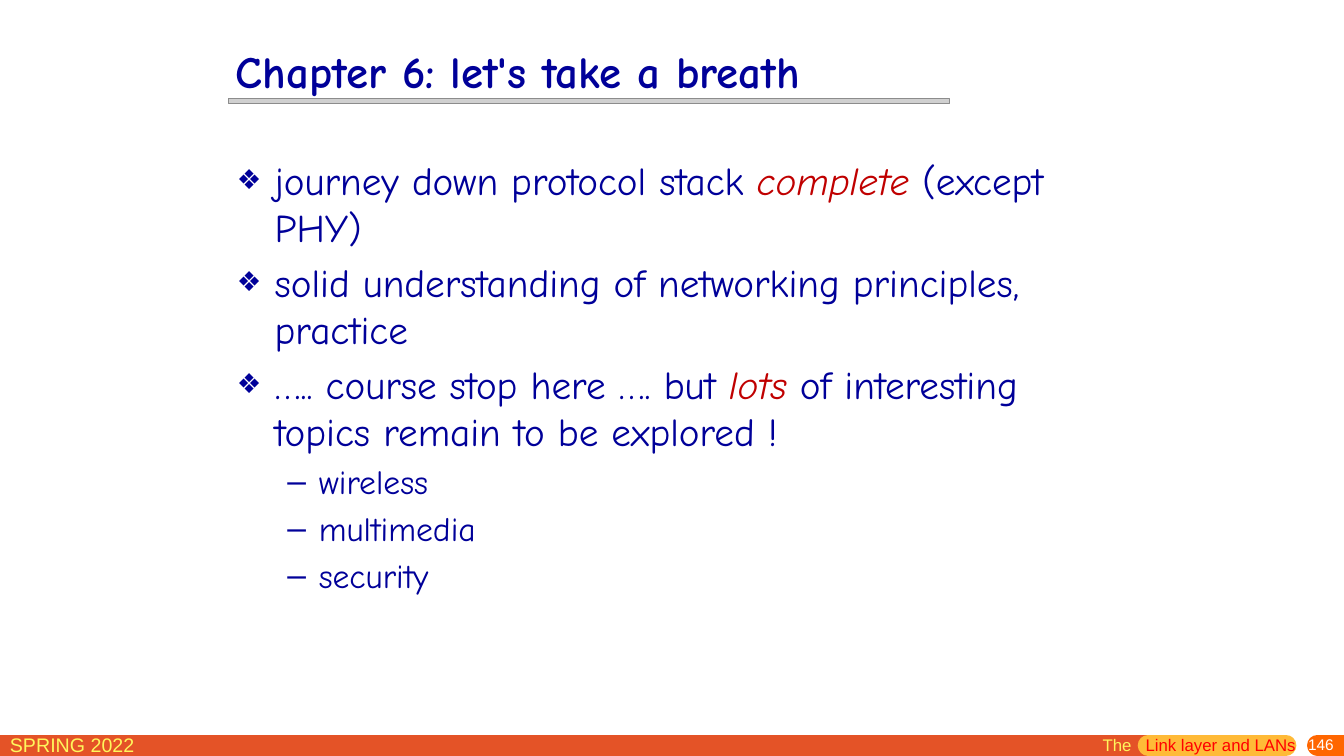
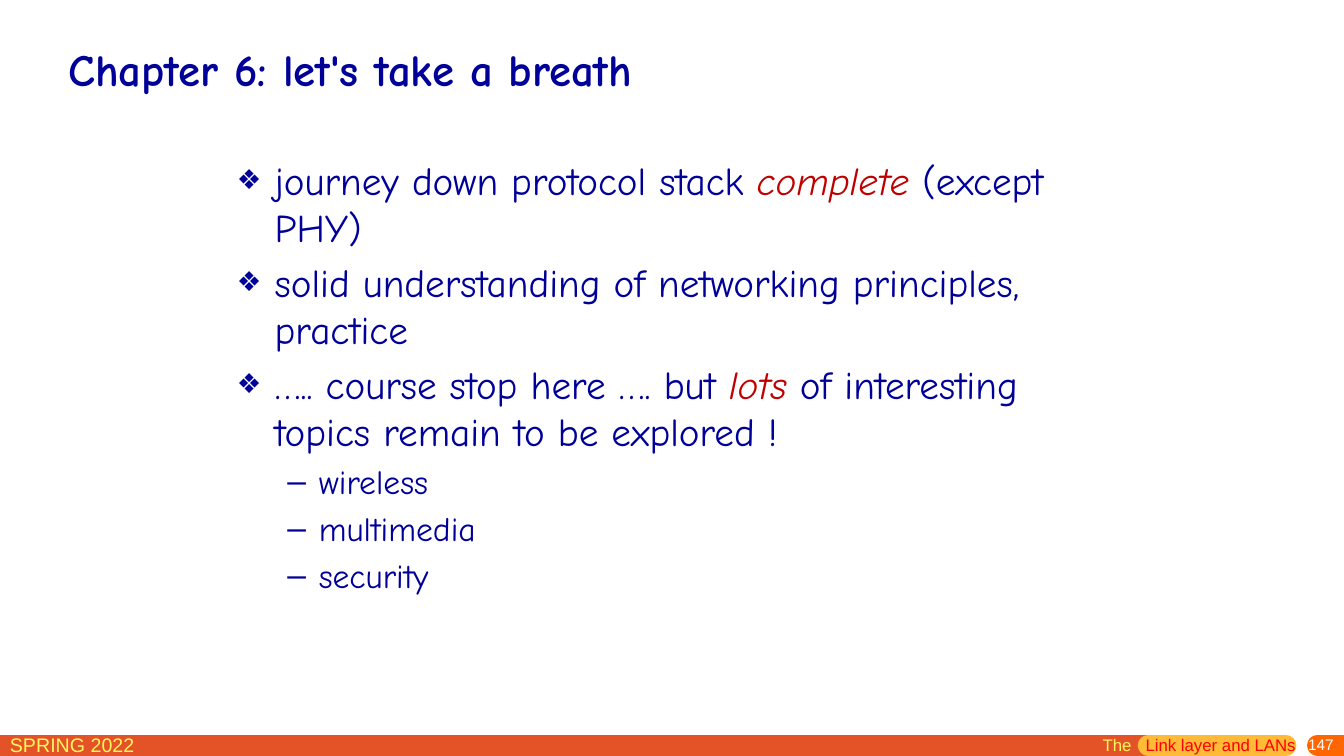
Before and after one commit to network-whu/slides, a slide deck: slide 147 of pptx/chapter6.pptx (slide 146 before the commit). Drawn at 1344x756 pixels with LibreOffice and Linux fonts; fonts in the diff are those of the drawing; grey boxes stand for pictures. Boxes give left, top, right and bottom in pixels: in the first picture for what was removed or moved away, otherwise in the second. Text is boxed around its words. In the diff, an @@ line names an element or a change of style, - is before the commit and + after.

```diff
--- a/pptx/chapter6.pptx
+++ b/pptx/chapter6.pptx
@@ title "Chapter 6: let's take a ..." rewrapped from bbox=[236, 57, 799, 102] to bbox=[68, 55, 632, 94] @@
@@ picture removed at bbox=[229, 99, 951, 104] @@
@@ page number at bbox=[1308, 737, 1334, 753]: text changed @@
-146
+147
```
Also in this commit, not shown: 16 other slides changed, 1 slide added.
